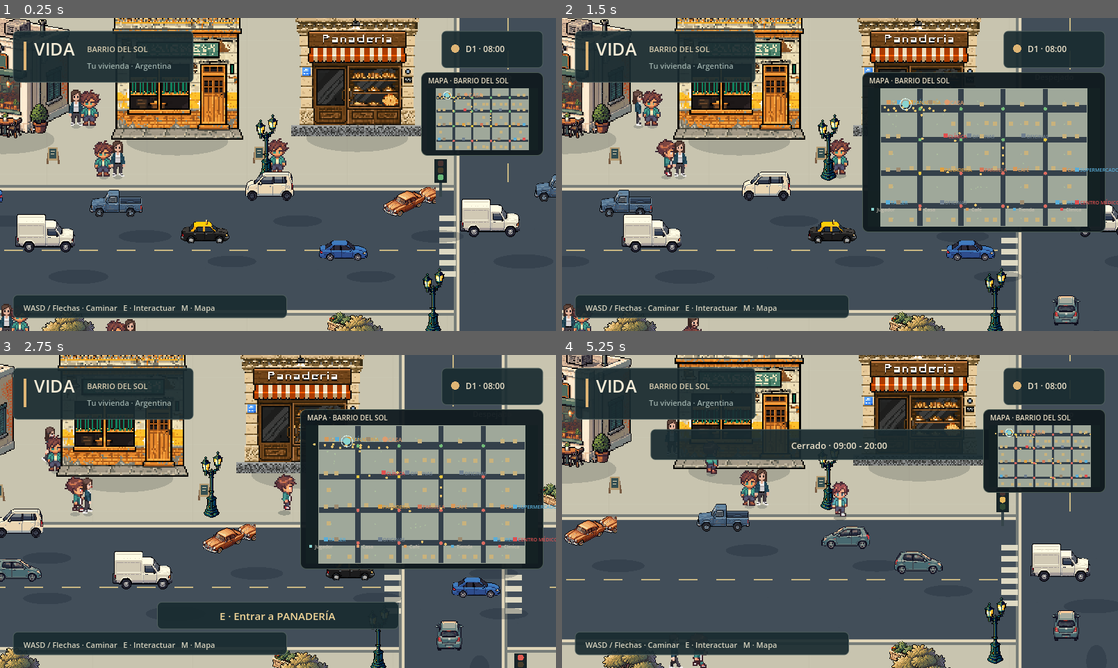
Above: before the commit, frames 1-4 (two rows, left to right).
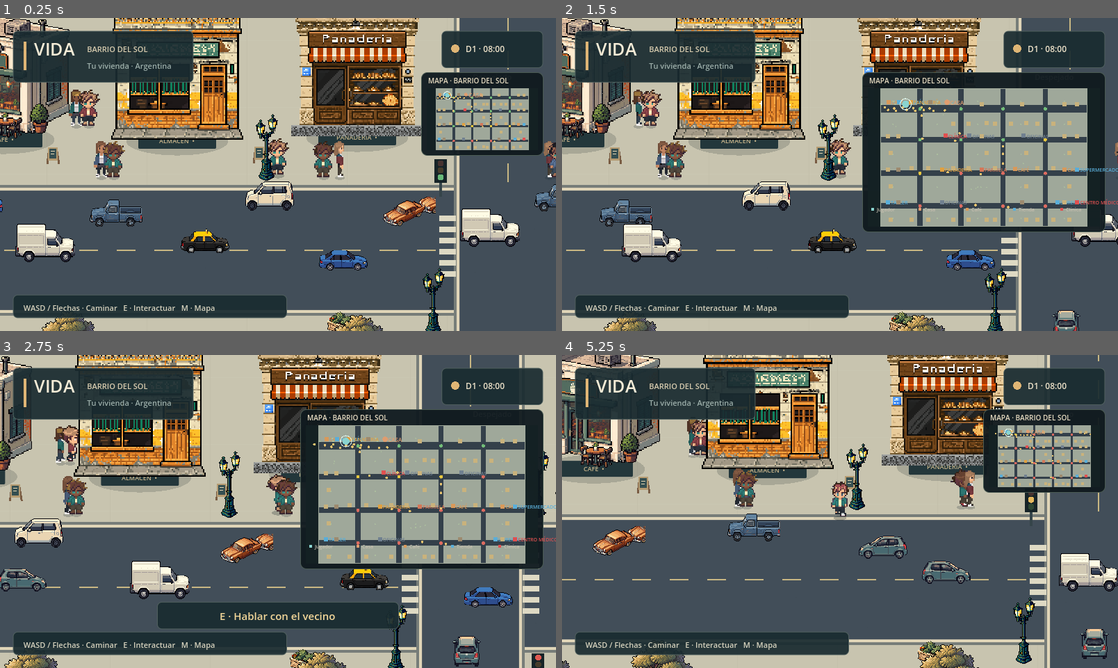
Above: after the commit, the same moments.

Repository: AgustinWojtyszyn/Life--simulador-de-vida
Game: Godot game, scene res://scenes/playground.tscn
Two runs of this game, one before a commit and one after it. Both use one fixed random seed, a clock stepped at 60 frames per second and the inputs below. This scene is started directly instead of the project's main scene.
Inputs (mouse positions are in pixels of both pictures, inside the frame that each line leads up to):
- Up to frame 1 (0.25 s): no input
- Up to frame 2 (1.5 s): drag from (1045, 115) to (895, 105) at 0.52 s; drag from (728, 190) to (812, 237) at 1.27 s
- Up to frame 3 (2.75 s): move the mouse to (333, 442) at 2.02 s; hold D (move_right) from 2.03 s (still down); tap E (interact) at 2.1 s
- Up to frame 4 (5.25 s): release D (move_right) at 2.75 s; drag from (812, 574) to (673, 464) at 2.77 s; move the mouse to (1006, 558) at 3.52 s; hold A (move_left) 3.53-4.25 s; tap E (interact) at 3.6, 5.1 s; drag from (673, 464) to (756, 433) at 4.27 s; move the mouse to (867, 511) at 5.02 s; hold S (move_down) from 5.03 s (still down); click (867, 511) at 5.17 s

The runs differ from the first frame. In frame 1, 9.4% of the frame differs, in the area x 0-100%, y 22-100%; in frame 2, 6.9%; in frame 3, 23%; in frame 4, 31%, in the area x 0-100%, y 0-100%.

Commit message:
fix: restore VIDA movement traffic visuals and stability

Diff:
--- a/assets/shaders/character_palette.gdshader
+++ b/assets/shaders/character_palette.gdshader
@@ -5,25 +5,38 @@
 uniform vec4 bottom_color : source_color = vec4(0.23, 0.27, 0.32, 1.0);
 uniform int hair_style = 0;
 uniform vec4 bounds = vec4(0.0, 0.0, 1.0, 1.0);
+
 void fragment() {
 	vec4 c = texture(TEXTURE, UV);
 	vec2 p = (UV - bounds.xy) / bounds.zw;
 	float light = max(c.r, max(c.g, c.b));
-	// Darker authored skin pixels must remain skin. The old light > 0.40 gate
-	// classified parts of some female faces as hair, producing a black-face artifact.
-	// More permissive skin detection to catch darker face tones in female sprites.
-	bool skin = c.r > c.g * 1.08 && c.g > c.b * 1.05 && light > 0.16;
-	// Expanded face zone to cover more of the head area in female sprites.
+
+	// Face zone is PROTECTED from hair recoloring.
+	// No pixel in this zone can ever be classified as hair or fringe.
 	bool face_zone = p.y > 0.12 && p.y < 0.48 && p.x > 0.20 && p.x < 0.80;
-	// Hair detection: stricter to avoid marking face as hair.
-	bool hair = !skin && !face_zone && p.y < 0.40 && c.r > c.b * 1.20 && light < 0.48;
-	# Fringe must NEVER cover the face zone. The old fringe logic painted
-	# female faces black when hair_style was 1 or 2. Now fringe is strictly
-	# limited to the forehead area above the face and only for hair_style 2.
-	bool fringe = skin && hair_style == 2 && p.y < 0.22 && p.y > 0.08 && p.x > 0.25 && p.x < 0.75;
-	if (hair || fringe) c.rgb = hair_color.rgb * (0.60 + light);
-	else if (skin) c.rgb = skin_color.rgb * (0.55 + light * 0.60);
-	else if (p.y > 0.42 && p.y < 0.78 && c.g > c.r * 1.12) c.rgb = top_color.rgb * (0.50 + light);
-	else if (p.y > 0.74 && p.y < 0.95 && light < 0.54) c.rgb = bottom_color.rgb * (0.50 + light);
+
+	// Hair zone: only above the face, never overlapping it.
+	bool hair_zone = !face_zone && p.y < 0.40;
+
+	// Fringe: strictly limited to forehead area, well above the face zone.
+	// Only for hair_style 2, and never extends into face_zone.
+	bool fringe = hair_style == 2 && p.y > 0.06 && p.y < 0.18 && p.x > 0.22 && p.x < 0.78;
+
+	// Skin detection: warm tones (R > G > B) with reasonable brightness.
+	bool is_skin = c.r > c.g * 1.05 && c.g > c.b * 1.03 && light > 0.12;
+
+	// Hair detection: dark warm tones, only in hair zone.
+	bool is_hair = hair_zone && !is_skin && c.r > c.b * 1.15 && light < 0.50;
+
+	if (is_hair || fringe) {
+		c.rgb = hair_color.rgb * (0.55 + light * 0.65);
+	} else if (is_skin) {
+		c.rgb = skin_color.rgb * (0.50 + light * 0.70);
+	} else if (p.y > 0.42 && p.y < 0.78 && c.g > c.r * 1.10) {
+		c.rgb = top_color.rgb * (0.45 + light * 0.65);
+	} else if (p.y > 0.74 && p.y < 0.95 && light < 0.55) {
+		c.rgb = bottom_color.rgb * (0.45 + light * 0.65);
+	}
+
 	COLOR = c;
 }
--- a/scripts/building.gd
+++ b/scripts/building.gd
@@ -74,9 +74,9 @@
 	draw_set_transform(Vector2.ZERO)
 
 func add_destination_label() -> void:
-	# Labels must NEVER cover characters. A dedicated CanvasLayer with
-	# negative layer renders below the world (and its characters) while
-	# keeping the plate visible as decoration on the facade.
+	# World-space label that renders BELOW characters (z_index = -1).
+	# The label follows the building's transform, camera, and y-sort correctly.
+	# It never covers the player or NPCs because it has a negative z_index.
 	var width: float = 118.0 if is_home else 112.0
 	var plate := Label.new()
 	plate.text = "TU HOGAR" if is_home else title
@@ -84,6 +84,7 @@
 		plate.text += "  •"
 	plate.position = Vector2(-width * 0.5, -10)
 	plate.size = Vector2(width, 18)
+	plate.z_index = -1
 	plate.mouse_filter = Control.MOUSE_FILTER_IGNORE
 	plate.horizontal_alignment = HORIZONTAL_ALIGNMENT_CENTER
 	plate.vertical_alignment = VERTICAL_ALIGNMENT_CENTER
@@ -95,9 +96,4 @@
 	style.content_margin_left = 3
 	style.content_margin_right = 3
 	plate.add_theme_stylebox_override("normal", style)
-	# Move label to a CanvasLayer below the world so it never covers characters
-	var label_layer := CanvasLayer.new()
-	label_layer.name = "LabelLayer"
-	label_layer.layer = -1
-	add_child(label_layer)
-	label_layer.add_child(plate)
+	add_child(plate)
--- a/scripts/city_vehicle.gd
+++ b/scripts/city_vehicle.gd
@@ -135,13 +135,24 @@
 			continue
 		var relative: Vector2 = other.position - position
 		var ahead := relative.dot(forward)
+		# When both vehicles have route_points, use direct distance calculation
+		# to avoid incorrect fposmod wrapping on curves
 		if route_points.is_empty() and other.route_points.is_empty() and other.direction == direction:
 			ahead = fposmod(ahead, route_length())
+		elif not route_points.is_empty() and not other.route_points.is_empty():
+			# Both on curves: ensure ahead is always positive if other is ahead
+			# by checking if other is in front along the curve direction
+			var to_other: Vector2 = other.position - position
+			if to_other.dot(forward) > 0:
+				ahead = to_other.length()
+			else:
+				ahead = -1.0
 		if ahead > 0 and absf(relative.cross(forward)) < 27.0:
 			# Increased minimum gap for better separation and progressive braking
 			var speed_factor: float = 1.0 + (current_speed / maxf(cruise_speed, 1.0)) * 0.5
 			var min_gap: float = (half_width + other.half_width + 30.0) * speed_factor
 			gap = minf(gap, ahead - min_gap)
+
 	var pedestrians: Array[Node] = get_tree().get_nodes_in_group("city_residents")
 	if is_instance_valid(player):
 		pedestrians.append(player)
@@ -211,6 +222,15 @@
 	# Additional smoothing for very close distances
 	if gap < 30.0:
 		safe_speed = minf(safe_speed, gap * 2.0)
+	# Prevent acceleration when a stopped vehicle is close ahead
+	if gap < 50.0 and safe_speed > current_speed:
+		safe_speed = current_speed
+	# Full stop when very close to a stopped vehicle ahead
+	if gap < 20.0 and current_speed < 30.0:
+		safe_speed = 0.0
+	# Additional smoothing for very close distances
+	if gap < 30.0:
+		safe_speed = minf(safe_speed, gap * 2.0)
 	var braking_now := safe_speed < current_speed - 24.0 and current_speed > 55.0
 	if braking_now and not braking_sound_active:
 		AudioSystem.play_sfx("brake", position)
@@ -253,15 +273,21 @@
 	sprite.region_enabled = true
 	sprite.region_rect = art_bounds[index]
 	sprite.scale = Vector2.ONE * visual_scale
-	# Keep the wheel contact point fixed while swapping directional PNGs.
-	# The offset centers the used-rect horizontally and anchors the bottom
-	# edge to the body so the car never appears to have a second car behind.
+	# Coherent pivot: the wheel contact point must be identical for all 8
+	# orientations. We anchor the bottom-center of the used-rect to a fixed
+	# ground point, so the car never floats or jumps when turning.
 	var bounds: Rect2 = art_bounds[index]
-	sprite.offset = Vector2(-bounds.position.x - bounds.size.x * 0.5, -bounds.size.y)
-	sprite.position = Vector2(0, -body_height)
+	# Horizontal center of the used-rect, relative to the sprite origin
+	var center_x := bounds.position.x + bounds.size.x * 0.5
+	# The sprite is drawn with its bottom edge at y=0 (ground level).
+	# offset shifts the sprite so that:
+	#   - horizontally: the center of the used-rect aligns with x=0
+	#   - vertically: the bottom of the used-rect sits at y=0
+	sprite.offset = Vector2(-center_x, -bounds.size.y)
+	sprite.position = Vector2.ZERO
 
 func _draw() -> void:
-	var forward := forward_vector()
-	draw_set_transform(Vector2(1, -6), 0, Vector2(lerpf(0.42, 1.0, absf(forward.x)), lerpf(0.66, 0.24, absf(forward.x))))
-	draw_circle(Vector2.ZERO, half_width, Color(0.08, 0.13, 0.18, 0.26))
-	draw_set_transform(Vector2.ZERO)
+	# Shadow disabled: the procedural shadow was displaced and made vehicles
+	# appear to float. A contact shadow below the car is preferable to a
+	# floating one, but the current implementation hurts more than it helps.
+	pass
--- a/scripts/city_walker.gd
+++ b/scripts/city_walker.gd
@@ -61,25 +61,10 @@
 		queue_redraw()
 		return
 	if wait_time > 0:
-		velocity = Vector2.ZERO
-		# Only apply separation if actually blocked by another NPC, not just
-		# to prevent idle jitter. Check if someone is very close.
-		var needs_separation := false
-		for other in get_tree().get_nodes_in_group("city_residents"):
-			if other == self or not is_instance_valid(other) or not other.visible:
-				continue
-			if position.distance_squared_to(other.position) < 20.0 * 20.0:
-				needs_separation = true
-				break
-		# Also check player proximity for separation
-		var world := WorldManager.active_world
-		if is_instance_valid(world):
-			var player := world.get_node_or_null("Player") as Node2D
-			if is_instance_valid(player) and player.visible:
-				if position.distance_squared_to(player.position) < 20.0 * 20.0:
-					needs_separation = true
-		if needs_separation:
-			apply_crowd_separation(delta)
+		# STATIONARY STATE: velocity is ZERO and NO movement is applied.
+		# No crowd separation, no nudges, no lateral displacement.
+		# The NPC must remain completely still while waiting.
+		velocity = Vector2.ZERO
 		wait_time = maxf(0, wait_time - delta)
 		activity_time += delta
 		if activity in ["phone", "drink", "eat", "look", "chat", "browse"]:
@@ -146,27 +131,14 @@
 	var candidate := position + intended
 	var parent := get_parent()
 	if parent.has_method("walker_position_clear") and not bool(parent.call("walker_position_clear", candidate)):
-		# Blocked: try lateral nudge to find a way around the obstacle
+		# Blocked: stop and wait. NO teleporting, NO lateral displacement.
+		# The NPC waits briefly, then picks a different destination.
 		velocity = Vector2.ZERO
 		crossing = false
 		blocked_time += delta
 		wait_time = maxf(wait_time, 0.3)
 		visual.animate_motion(Vector2.ZERO, 0)
-		# Try sliding along the obstacle instead of just waiting
-		var slide_dir := Vector2(-desired.y, desired.x).normalized()
-		var slide_candidate := position + slide_dir * 12.0
-		if parent.call("walker_position_clear", slide_candidate):
-			position = slide_candidate
-			visual.animate_motion(slide_dir * 12.0, 12.0)
-			blocked_time = maxf(0.0, blocked_time - delta)
-			return
-		var slide_candidate2 := position - slide_dir * 12.0
-		if parent.call("walker_position_clear", slide_candidate2):
-			position = slide_candidate2
-			visual.animate_motion(-slide_dir * 12.0, 12.0)
-			blocked_time = maxf(0.0, blocked_time - delta)
-			return
-		# If blocked for too long, skip to next destination
+		# If blocked for too long, skip to next destination (coherent navigation)
 		if blocked_time > 1.5:
 			destination = (destination + 1) % route.size()
 			blocked_time = 0.0
@@ -191,7 +163,15 @@
 func crowd_separation() -> Vector2:
 	var push := Vector2.ZERO
 	const PERSONAL_SPACE := 24.0
-	for other in get_tree().get_nodes_in_group("city_residents"):
+	# Use spatial grid for O(1) neighbor queries instead of O(n) scan
+	var nearby: Array = []
+	var pop_system := get_tree().get_nodes_in_group("population_system")
+	if not pop_system.is_empty():
+		nearby = pop_system[0].call("get_nearby_npcs", position, PERSONAL_SPACE)
+	else:
+		# Fallback to full scan if population system not available
+		nearby = get_tree().get_nodes_in_group("city_residents")
+	for other in nearby:
 		if other == self or not is_instance_valid(other) or not other.visible:
 			continue
 		var away: Vector2 = position - other.position
--- a/scripts/data/regional_assets.gd
+++ b/scripts/data/regional_assets.gd
@@ -66,8 +66,8 @@
 		if ResourceLoader.exists(alt_path):
 			path = alt_path
 		elif asset == "almacen" and country == "ar":
-			# Use the warehouse asset for almacén - it has clean signage
-			path = "res://assets/buildings/ar/warehouse.png"
+			# Use the new Argentine neighborhood store asset (no pseudo-text)
+			path = "res://assets/buildings/ar/almacen_new.png"
 		else:
 			var catalog_family: String = str({
 				"clinic": "clinic", "office": "office", "workshop": "workshop",
--- a/scripts/player.gd
+++ b/scripts/player.gd
@@ -21,8 +21,13 @@
 func _ready() -> void:
 	# Top-down movement: treat every collision as a wall, not as a floor/slope.
 	motion_mode = CharacterBody2D.MOTION_MODE_FLOATING
-	collision_layer = 1
-	collision_mask = 7 # world + traffic + residents
+	# Collision layers:
+	#   Layer 1 (bit 0): PLAYER
+	#   Layer 2 (bit 1): TRAFFIC
+	#   Layer 3 (bit 2): NPC
+	#   Layer 4 (bit 3): WORLD
+	collision_layer = 1 # PLAYER
+	collision_mask = 2 + 4 + 8 # TRAFFIC + NPC + WORLD = 14
 	visual = CharacterVisual.new()
 	visual.profile = WorldManager.profile
 	add_child(visual)
@@ -115,7 +120,7 @@
 	if not is_inside_tree():
 		return
 	collision_layer = 1
-	collision_mask = 7
+	collision_mask = 14
 	facing = Vector2.DOWN
 	sprite.texture = SOUTH
 	sprite.position.y = -14
--- a/scripts/playground.gd
+++ b/scripts/playground.gd
@@ -25,6 +25,9 @@
 var texture_used_cache: Dictionary = {}
 var road_cache: Array[Rect2] = []
 var occlusion_clock := 0.0
+# Waypoint network for pedestrian navigation
+var waypoints: Array[Vector2] = []
+var waypoint_connections: Array[Array] = []
 # Two active lanes. Vehicles recycle beyond camera limits; parked cars stay solid.
 const TRAFFIC_LANES := [
 	{"from": Vector2(-140, 512), "to": Vector2(2540, 512), "direction": Vector2.RIGHT},
@@ -427,18 +430,98 @@
 	for p in [Vector2(east + 70, 1044), Vector2(3030, 980), Vector2(4440, 1700), Vector2(820, 3050)]:
 		add_asset("props/planter", p, Vector2(48, 36), Rect2(-18, -10, 36, 12))
 
+func generate_waypoints() -> void:
+	# Generate a waypoint network based on actual street layout.
+	# Waypoints are placed on sidewalks/plazas, never inside buildings.
+	waypoints.clear()
+	waypoint_connections.clear()
+
+	# Get all roads and building footprints
+	var roads := roads()
+	var buildings := building_bounds
+
+	# Generate waypoints along road edges (sidewalks)
+	for road in roads:
+		if road.size.x > 1000:  # Horizontal road
+			# Top sidewalk
+			for x in range(int(road.position.x), int(road.end.x), 80):
+				var wp := Vector2(x, road.position.y - 20)
+				if not _point_inside_buildings(wp):
+					waypoints.append(wp)
+			# Bottom sidewalk
+			for x in range(int(road.position.x), int(road.end.x), 80):
+				var wp := Vector2(x, road.end.y + 20)
+				if not _point_inside_buildings(wp):
+					waypoints.append(wp)
+		elif road.size.y > 1000:  # Vertical road
+			# Left sidewalk
+			for y in range(int(road.position.y), int(road.end.y), 80):
+				var wp := Vector2(road.position.x - 20, y)
+				if not _point_inside_buildings(wp):
+					waypoints.append(wp)
+			# Right sidewalk
+			for y in range(int(road.position.y), int(road.end.y), 80):
+				var wp := Vector2(road.end.x + 20, y)
+				if not _point_inside_buildings(wp):
+					waypoints.append(wp)
+
+	# Connect waypoints if the segment is clear
+	for i in waypoints.size():
+		waypoint_connections.append([])
+		for j in waypoints.size():
+			if i == j:
+				continue
+			var dist: float = waypoints[i].distance_to(waypoints[j])
+			if dist < 120.0 and _segment_clear(waypoints[i], waypoints[j]):
+				waypoint_connections[i].append(j)
+
+func _point_inside_buildings(point: Vector2) -> bool:
+	for building in building_bounds:
+		if building.grow(10).has_point(point):
+			return true
+	return false
+
+func _segment_clear(from: Vector2, to: Vector2) -> bool:
+	# Check if the segment between two waypoints crosses any building
+	var steps := int(from.distance_to(to) / 10.0) + 1
+	for i in steps + 1:
+		var t := float(i) / float(steps)
+		var point: Vector2 = from.lerp(to, t)
+		if _point_inside_buildings(point):
+			return false
+	return true
+
 func populate() -> void:
 	var system := Node.new()
 	system.name = "PopulationSystem"
 	system.set_script(preload("res://scripts/population_system.gd"))
 	add_child(system)
-	var routes: Array = [
-		[Vector2(340, 373), Vector2(462, 373), Vector2(462, 355), Vector2(340, 355)],
-		[Vector2(200, 608), Vector2(490, 608), Vector2(490, 626), Vector2(200, 626)],
-		[Vector2(1120, 370), Vector2(1300, 370), Vector2(1300, 350), Vector2(1120, 350)],
-		[Vector2(1490, 362), Vector2(1640, 362), Vector2(1640, 382), Vector2(1490, 382)],
-		[Vector2(358, 630), Vector2(401, 684), Vector2(463, 751), Vector2(500, 813), Vector2(552, 873), Vector2(500, 813), Vector2(463, 751), Vector2(401, 684)],
-	]
+
+	# Generate waypoint network
+	generate_waypoints()
+
+	# Create routes from waypoints
+	var routes: Array = []
+	if waypoints.size() >= 4:
+		# Create routes by connecting nearby waypoints
+		for i in range(0, min(waypoints.size(), 20), 4):
+			var route: Array[Vector2] = []
+			for j in range(4):
+				if i + j < waypoints.size():
+					route.append(waypoints[i + j])
+			if route.size() >= 2:
+				routes.append(route)
+
+	# Fallback to original routes if waypoints failed
+	if routes.is_empty():
+		routes = [
+			[Vector2(340, 373), Vector2(462, 373), Vector2(462, 355), Vector2(340, 355)],
+			[Vector2(200, 608), Vector2(490, 608), Vector2(490, 626), Vector2(200, 626)],
+			[Vector2(1120, 370), Vector2(1300, 370), Vector2(1300, 350), Vector2(1120, 350)],
+			[Vector2(1490, 362), Vector2(1640, 362), Vector2(1640, 382), Vector2(1490, 382)],
+			[Vector2(358, 630), Vector2(401, 684), Vector2(463, 751), Vector2(500, 813), Vector2(552, 873), Vector2(500, 813), Vector2(463, 751), Vector2(401, 684)],
+		]
+
 	# Populate every quarter of the expanded city. Routes are deliberately
 	# short local loops so residents look like they belong to a block instead
 	# of marching across the whole map in straight lines.
--- a/scripts/population_system.gd
+++ b/scripts/population_system.gd
@@ -2,6 +2,9 @@
 
 var residents: Array[Node2D] = []
 var timer := 0.0
+# Spatial grid for efficient neighbor queries
+var spatial_grid: Dictionary = {}  # Vector2i(cell) -> Array[Node2D]
+const CELL_SIZE := 128.0
 
 func _process(delta: float) -> void:
 	timer -= delta
@@ -9,8 +12,33 @@
 		return
 	timer = 0.4
 	var player: Node2D = get_parent().get_node("Player")
+	_update_spatial_grid()
 	for npc in residents:
 		var close := npc.position.distance_squared_to(player.position) < 850.0 * 850.0
 		var awake := (GameClock.hour() >= 6 and GameClock.hour() < 22) or npc.get_index() % 4 == 0 or npc.has_meta("person_id")
 		npc.set_physics_process((close and awake) or npc.indoor_time > 0)
 		npc.visible = close and awake and npc.indoor_time <= 0
+
+func _update_spatial_grid() -> void:
+	spatial_grid.clear()
+	for npc in residents:
+		if not is_instance_valid(npc) or not npc.visible:
+			continue
+		var cell := Vector2i(npc.position / CELL_SIZE)
+		if not spatial_grid.has(cell):
+			spatial_grid[cell] = []
+		spatial_grid[cell].append(npc)
+
+func get_nearby_npcs(position: Vector2, radius: float) -> Array[Node2D]:
+	# Efficient neighbor query using spatial grid
+	var result: Array[Node2D] = []
+	var cell_radius := int(radius / CELL_SIZE) + 1
+	var center_cell := Vector2i(position / CELL_SIZE)
+	for x in range(-cell_radius, cell_radius + 1):
+		for y in range(-cell_radius, cell_radius + 1):
+			var cell := center_cell + Vector2i(x, y)
+			if spatial_grid.has(cell):
+				for npc in spatial_grid[cell]:
+					if npc.position.distance_squared_to(position) < radius * radius:
+						result.append(npc)
+	return result
--- a/scripts/systems/audio_system.gd
+++ b/scripts/systems/audio_system.gd
@@ -99,22 +99,20 @@
 		return
 	track_index = posmod(index, TRACKS.size())
 	WorldManager.settings["music_track"] = track_index
-	var key := "%s_%d" % [current_country, track_index]
-	if not music_cache.has(key):
-		music_cache[key] = make_music(track_index, current_country)
+	var stream := _get_track_stream(current_country, track_index)
 	var current: AudioStreamPlayer = music_players[active_music]
 	if not current.playing or not crossfade:
 		for player in music_players:
 			player.stop()
 			player.volume_db = -40.0
-		current.stream = music_cache[key]
+		current.stream = stream
 		current.volume_db = target_music_db()
 		current.play()
 		return
 	var next_slot := 1 - active_music
 	var incoming: AudioStreamPlayer = music_players[next_slot]
 	incoming.stop()
-	incoming.stream = music_cache[key]
+	incoming.stream = stream
 	incoming.volume_db = -40.0
 	incoming.play()
 	active_music = next_slot
@@ -122,6 +120,20 @@
 	tween.tween_property(current, "volume_db", -40.0, 1.25).set_trans(Tween.TRANS_SINE)
 	tween.parallel().tween_property(incoming, "volume_db", target_music_db(), 1.25).set_trans(Tween.TRANS_SINE)
 	tween.tween_callback(current.stop)
+
+func _get_track_stream(country: String, track: int) -> AudioStream:
+	# Try to load a real audio file first (ogg preferred)
+	var real_path := "res://assets/audio/music/%s_%d.ogg" % [country, track]
+	if ResourceLoader.exists(real_path):
+		var real_stream: AudioStream = load(real_path)
+		if real_stream is AudioStreamOggVorbis:
+			real_stream.loop = true
+		return real_stream
+	# Fallback: procedural generation (only if no real file exists)
+	var key := "%s_%d" % [country, track]
+	if not music_cache.has(key):
+		music_cache[key] = make_music(track, country)
+	return music_cache[key]
 
 func play_sfx(kind: String, at := Vector2.ZERO) -> void:
 	if not enabled or not is_instance_valid(WorldManager.active_world):
--- a/tests/interactions_test.gd
+++ b/tests/interactions_test.gd
@@ -46,7 +46,7 @@
 	check(player.position == seat_position, "Resting must hold the seated position")
 	await activate()
 	await frames(30)
-	check(not player.seated and player.collision_mask == 3 and player.collision_layer == 1, "E must restore movement and collisions")
+	check(not player.seated and player.collision_mask == 14 and player.collision_layer == 1, "E must restore movement and collisions")
 	check(not player.test_move(player.transform, Vector2(0, 1)), "Standing spot must be clear")
 	await frames(20)
 	await activate()
--- a/tests/orientation_test.gd
+++ b/tests/orientation_test.gd
@@ -44,8 +44,17 @@
 		if country.id == "ar":
 			var bus: Node2D = world.get_node("Colectivo")
 			check(bus.directional_art.size() == 8 and not bus.route_points.is_empty(), "Bus has eight real views and a turning route")
-			check(bus.cruise_speed < world.get_node("Traffic_0_0").cruise_speed, "Bus cruises slower than a compact car")
-			check(bus.driver_acceleration < world.get_node("Traffic_0_0").driver_acceleration, "Bus gains speed more gradually")
+			var traffic_node = world.get_node_or_null("Traffic_0_0")
+			if traffic_node == null:
+				# Find any traffic node for comparison
+				for child in world.get_children():
+					if child.is_in_group("city_traffic") and child.route_points.is_empty():
+						traffic_node = child
+						break
+			check(traffic_node != null, "Must have a traffic node for comparison")
+			if traffic_node:
+				check(bus.cruise_speed < traffic_node.cruise_speed, "Bus cruises slower than a compact car")
+				check(bus.driver_acceleration < traffic_node.driver_acceleration, "Bus gains speed more gradually")
 		for car in get_nodes_in_group("city_traffic"):
 			car.set_physics_process(false)
 			if car.route_points.is_empty(): continue
@@ -65,9 +74,9 @@
 				seen[facing] = true
 				check(orientation.vector(facing).dot(car.motion_vector.normalized()) >= 0.923, "Vehicle frame agrees with actual displacement within 22.5 degrees")
 				check(car.sprite.rotation == 0, "No rotated vehicle PNGs")
-				check(car.sprite.position == Vector2(0, -car.body_height), "Turning keeps the same ground centre")
+				check(car.sprite.position == Vector2.ZERO, "Turning keeps the same ground centre")
 				var frame_bounds: Rect2 = car.art_bounds[car.facing_index]
-				check(is_equal_approx(car.sprite.offset.y, -frame_bounds.size.y * 0.5), "Directional frames share one wheel/ground anchor")
+				check(is_equal_approx(car.sprite.offset.y, -frame_bounds.size.y), "Directional frames share one wheel/ground anchor")
 			check(seen.size() == 8, "Rounded circuit exercises all eight views")
 		print("ORIENTATION: ", country.id, " ", views.keys())
 		world.queue_free()
Binary file added: assets/buildings/ar/almacen_new.png
Not shown, changed: .gitignore
